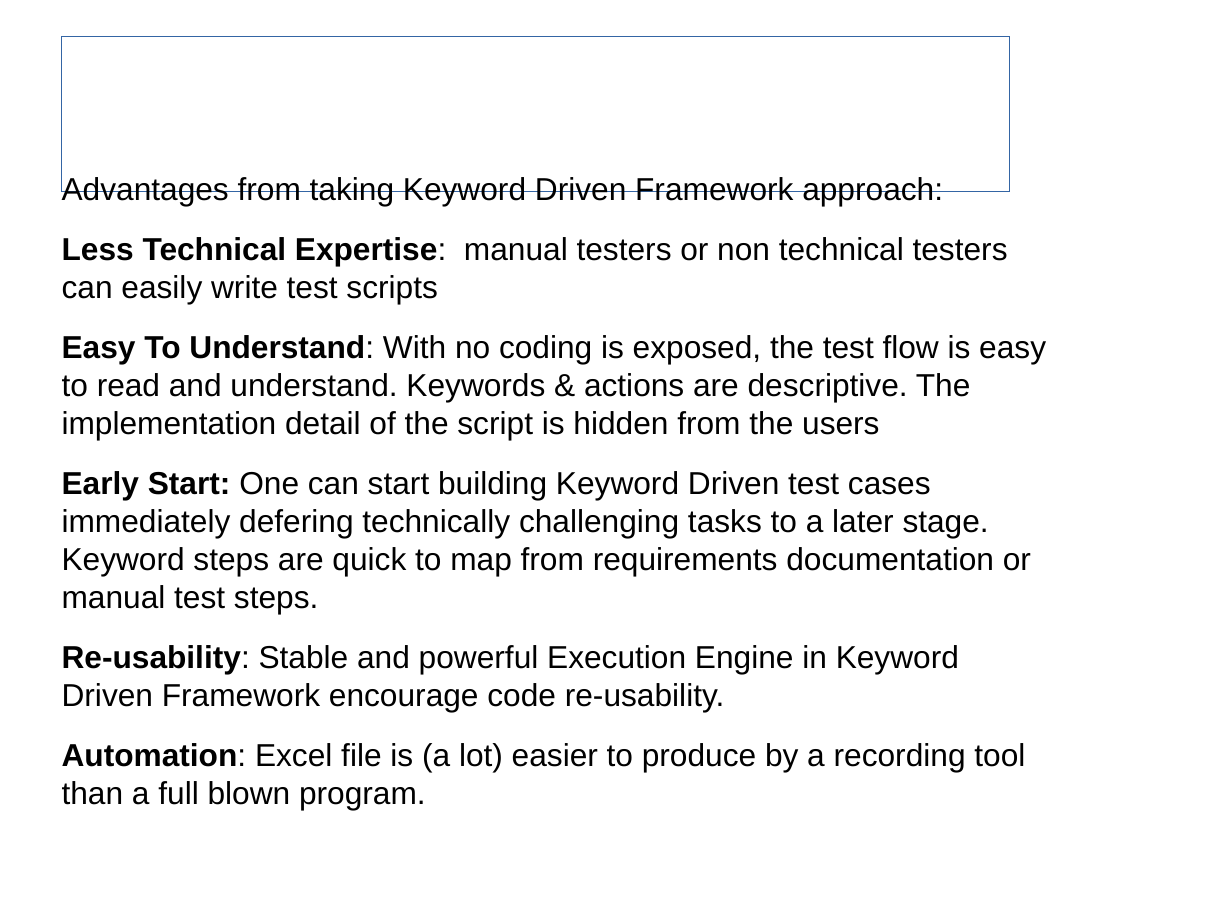
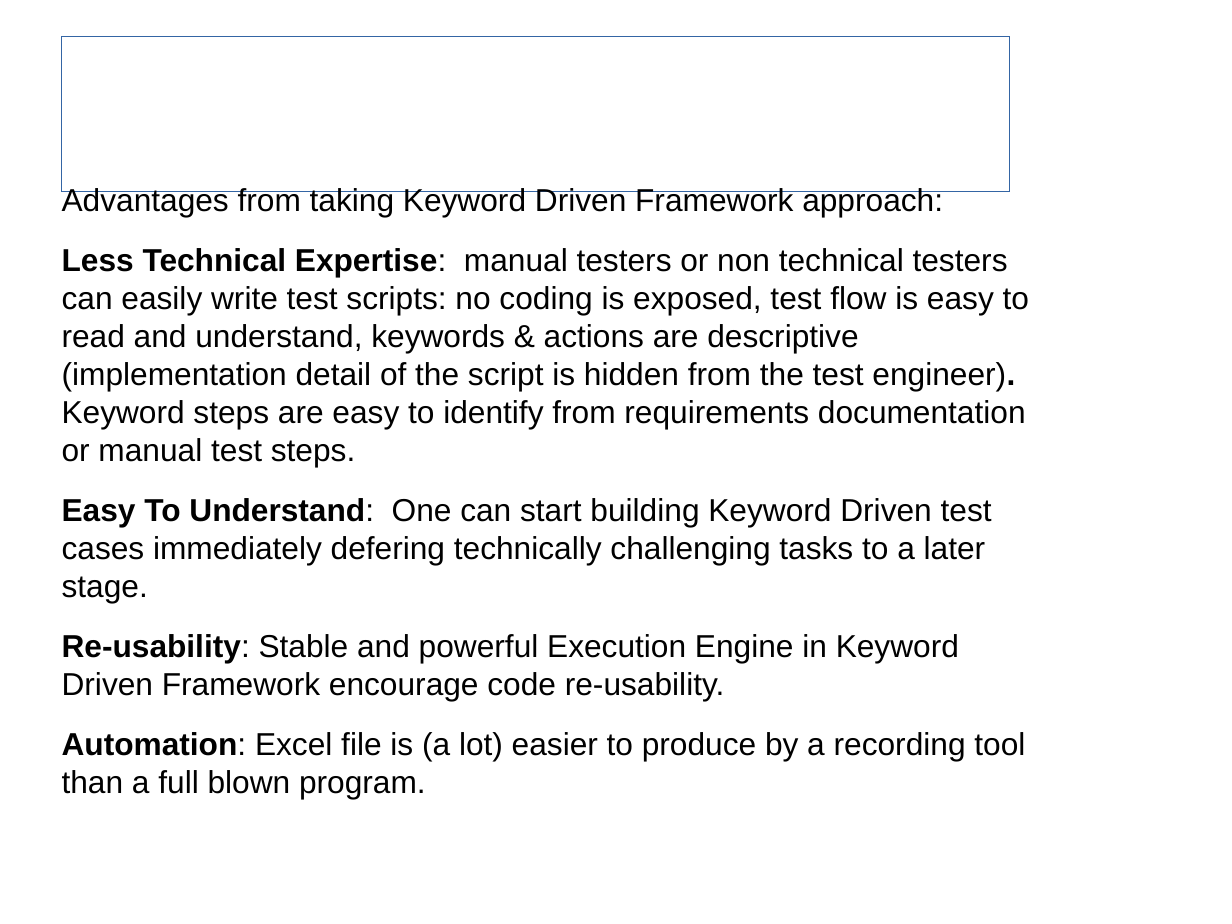
Before and after one commit to sergueik/SKDF, a slide deck: slide 3 of SKDF.odp. Drawn at 1232x924 pixels with LibreOffice and Linux fonts; fonts in the diff are those of the drawing; background and template pictures are left out. Boxes give left, top, right and bottom in pixels: in the first picture for what was removed or moved away, otherwise in the second. Text is boxed around its words. In the diff, an @@ line names an element or a change of style, - is before the commit and + after.

```diff
--- a/SKDF.odp
+++ b/SKDF.odp
@@ text at bbox=[62, 248, 1029, 603]: text changed @@
-Less Technical Expertise: manual testers or non technical testers can easily write test scripts
-Easy To Understand: With no coding is exposed, the test flow is easy to read and understand. Keywords & actions are descriptive. The implementation detail of the script is hidden from the users
-Early Start: One can start building Keyword Driven test cases immediately defering technically challenging tasks to a later stage. Keyword steps are quick to map from requirements documentation or manual test steps.
+Less Technical Expertise: manual testers or non technical testers can easily write test scripts: no coding is exposed, test flow is easy to read and understand, keywords & actions are descriptive (implementation detail of the script is hidden from the test engineer). Keyword steps are easy to identify from requirements documentation or manual test steps.
+Easy To Understand: One can start building Keyword Driven test cases immediately defering technically challenging tasks to a later stage.
```
Also in this commit, not shown: 4 other slides changed, 1 slide removed, 2 other files.
